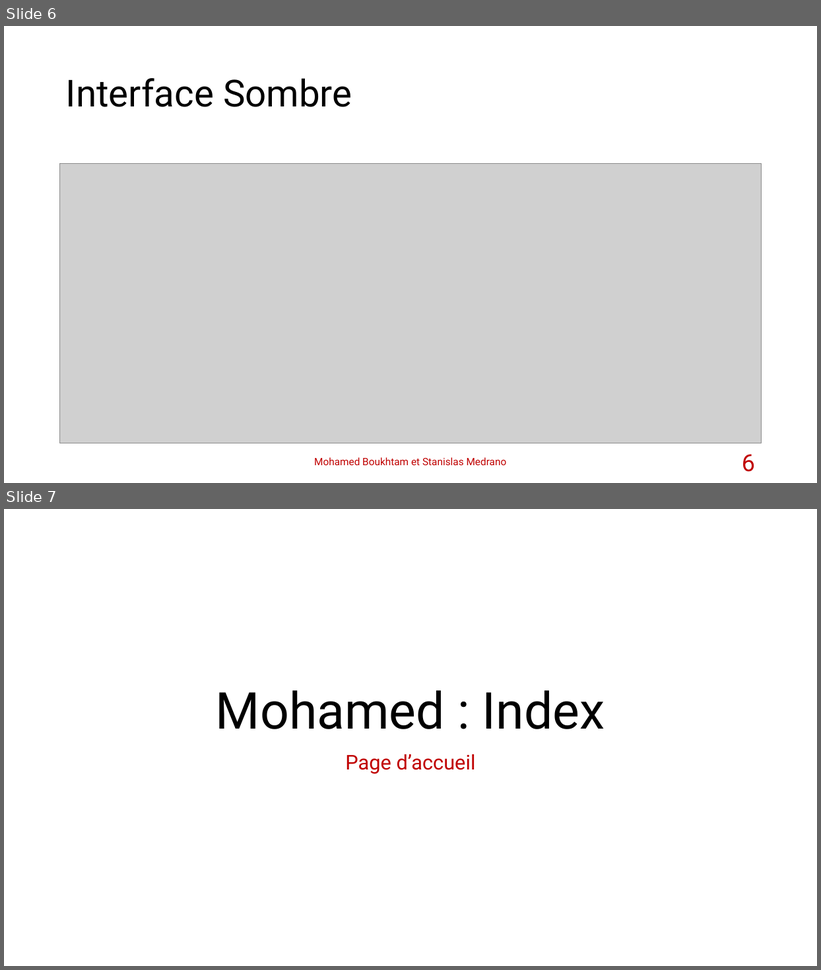
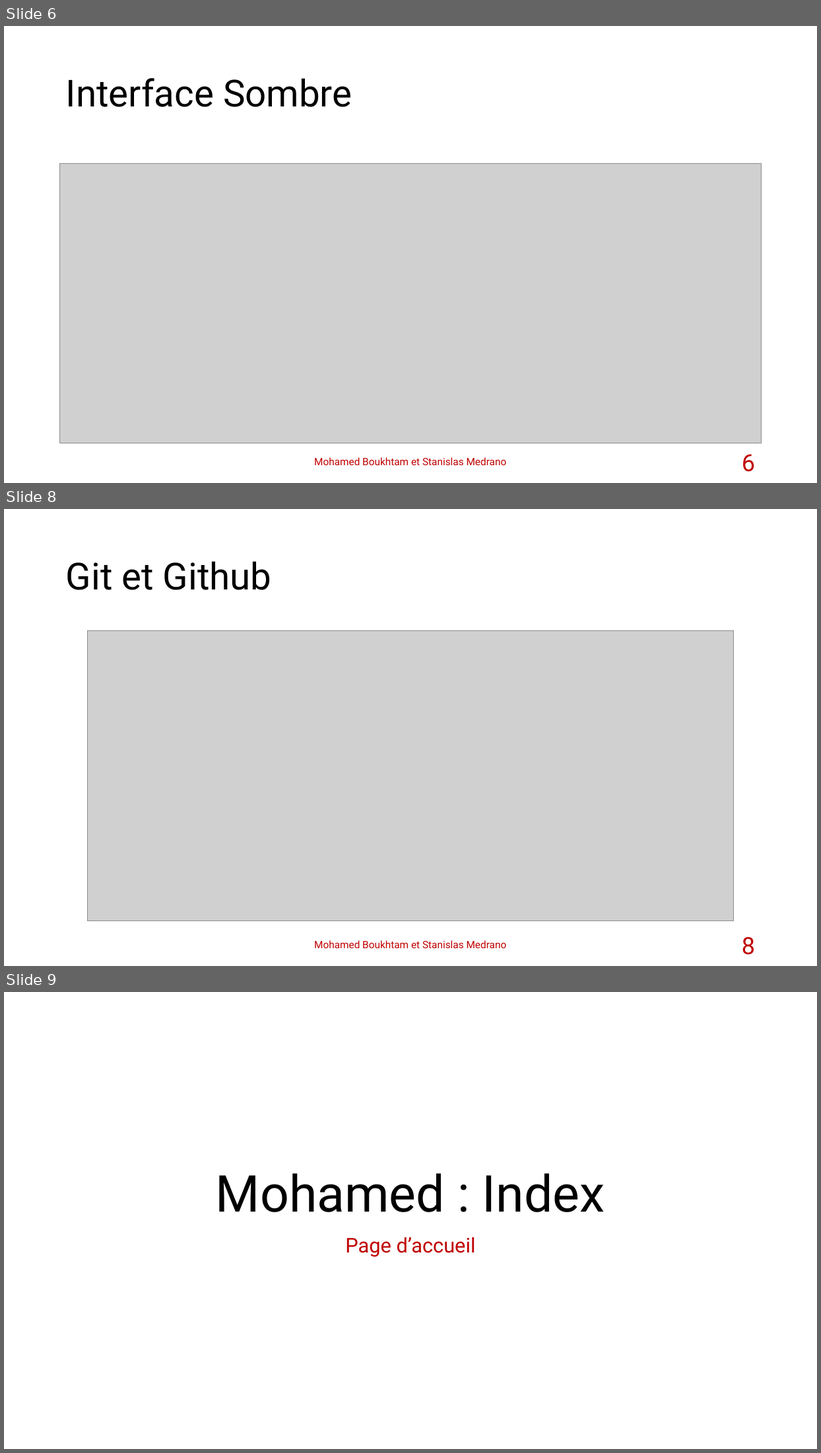
Before and after one commit to stanfrbd/stcodin, a slide deck: documents/Projet_Codin_StanislasMedrano_MohamedBoukhtam.pptx. Shown one above the other, each under a label of ours: slides 6 and 7 before the commit, slides 6, 8 and 9 after it; the slides between them are not shown. The pictures are 821x970 and 821x1453 pixels, drawn with LibreOffice and Linux fonts; fonts in the diff are those of the drawing; grey boxes stand for pictures; background and template pictures are left out. Boxes give left, top, right and bottom in pixels: in the first picture for what was removed or moved away, otherwise in the second. Text is boxed around its words. In the diff, an @@ line names an element or a change of style, - is before the commit and + after.

```diff
--- a/documents/Projet_Codin_StanislasMedrano_MohamedBoukhtam.pptx
+++ b/documents/Projet_Codin_StanislasMedrano_MohamedBoukhtam.pptx
@@ slide 8 added at [4, 509, 817, 966], background #FFFFFF @@
@@ title added at [66, 561, 271, 590], 44 pt, text #000000 @@
+Git et Github
@@ picture added at [88, 631, 733, 921] @@
@@ text added at [314, 941, 507, 949], 12 pt, text #C00000 @@
+Mohamed Boukhtam et Stanislas Medrano
@@ page number added at [742, 937, 755, 955], 28 pt, text #C00000 @@
+8
@@ what was slide 7 is now slide 9 @@
```
Also in this commit, not shown: 1 slide changed, 1 other slide added.
